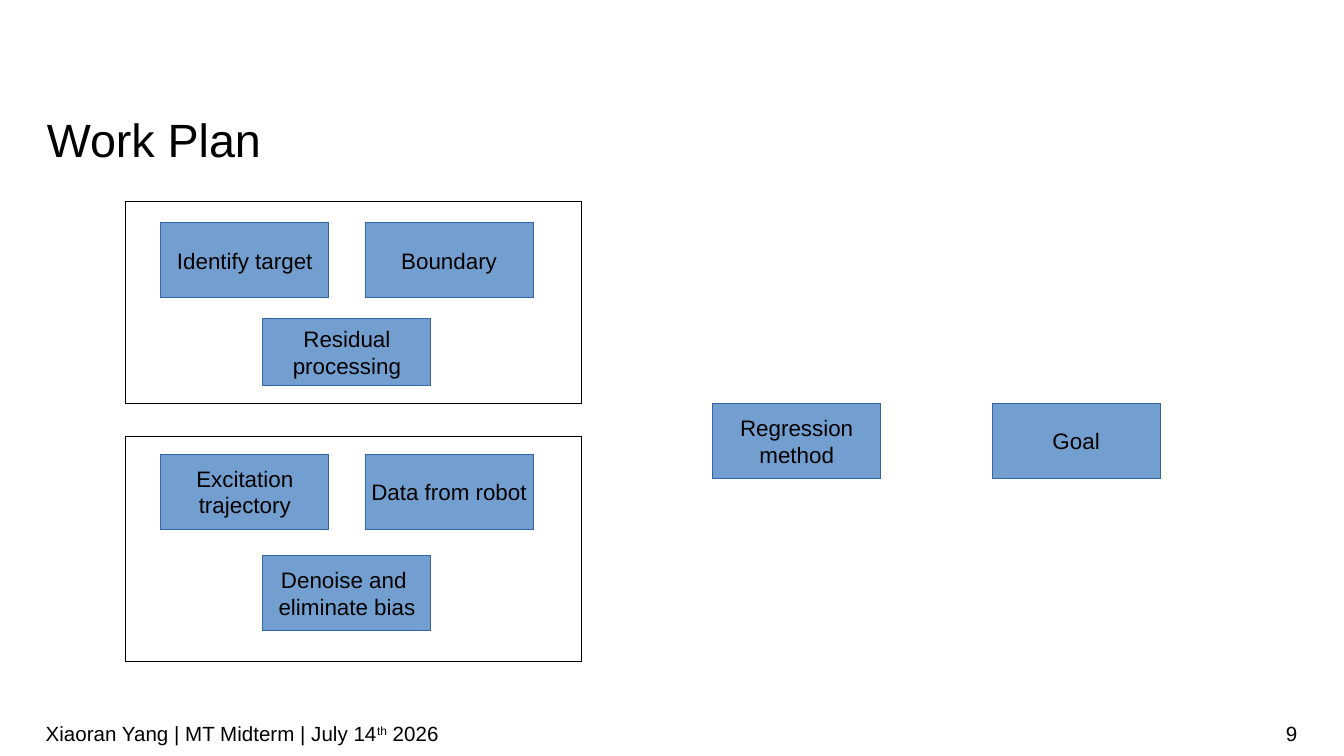
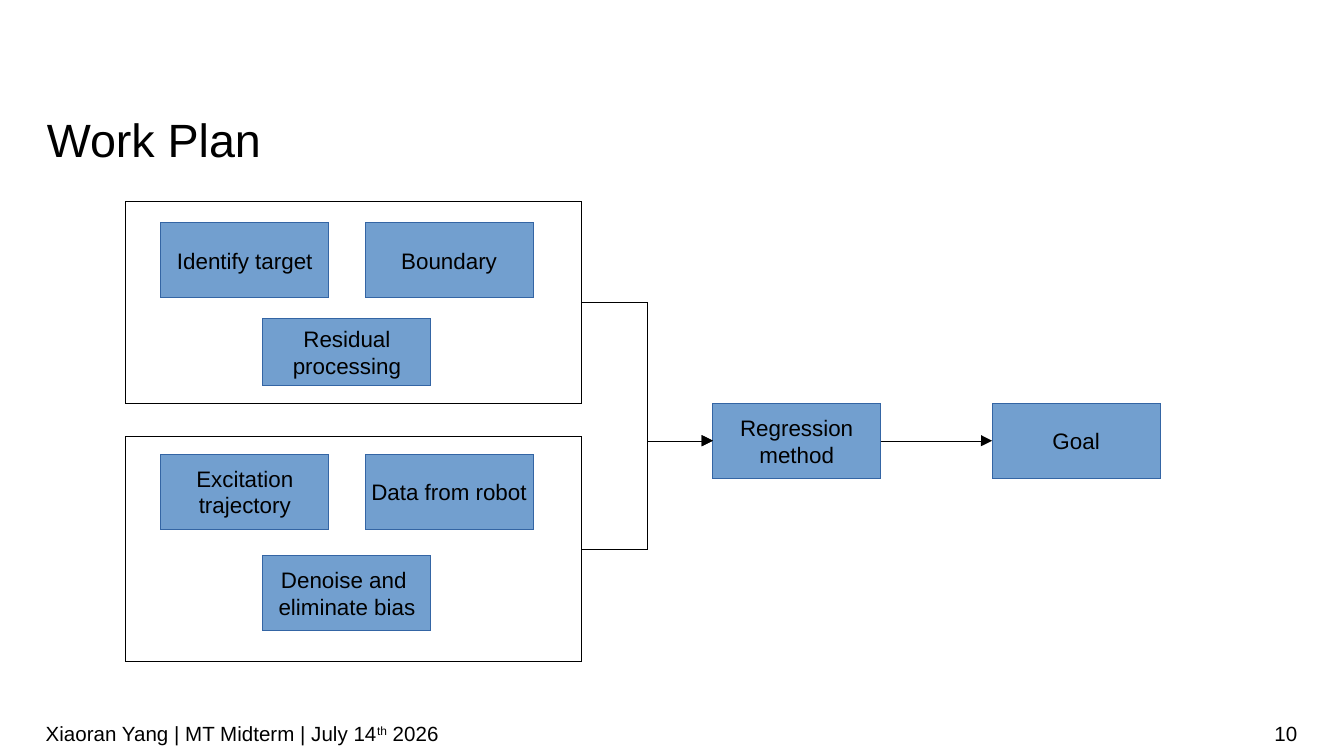
Before and after one commit to IDoccupled/identification, a slide deck: slide 10 of presentation/Midterm.odp (slide 9 before the commit). Drawn at 1344x756 pixels with LibreOffice and Linux fonts; fonts in the diff are those of the drawing; background and template pictures are left out. Boxes give left, top, right and bottom in pixels: in the first picture for what was removed or moved away, otherwise in the second. Text is boxed around its words. In the diff, an @@ line names an element or a change of style, - is before the commit and + after.

```diff
--- a/presentation/Midterm.odp
+++ b/presentation/Midterm.odp
@@ elbow arrow added from (582, 302) to (712, 441), #000000 0 pt @@
@@ elbow arrow added from (582, 550) to (712, 441), #000000 0 pt @@
@@ elbow arrow added from (880, 441) to (992, 441), #000000 0 pt @@
@@ page number at (1274,726,1297,742): text changed @@
-9
+10
```
Also in this commit, not shown: 5 other slides changed, 1 slide added.
